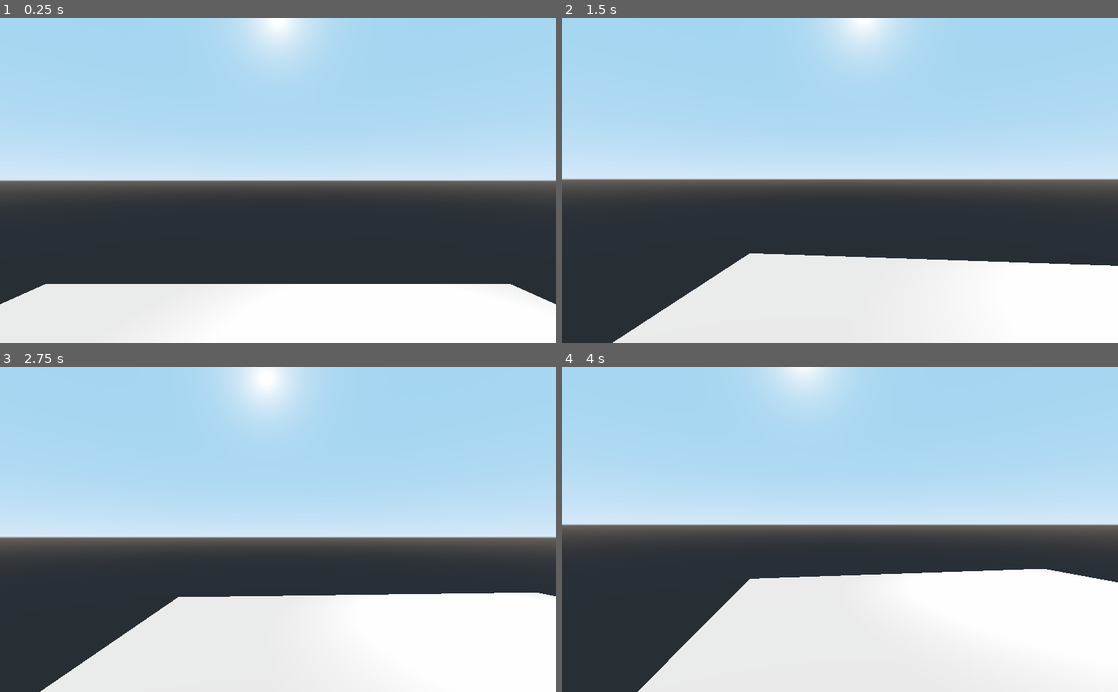
Above: before the commit, frames 1-4 (two rows, left to right).
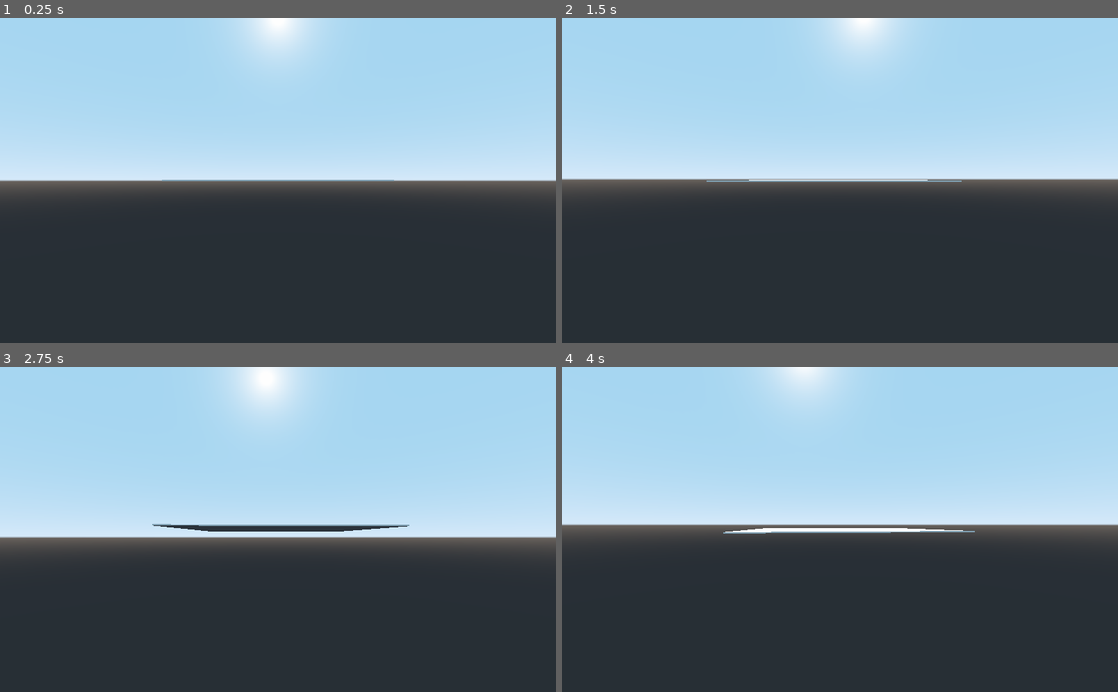
Above: after the commit, the same moments.

Repository: DefaultV/GodotServer
Game: Godot game, scene res://World.tscn
Same seed, same stepped clock (60 frames per second), same inputs: the game is played once before the commit and once after it.
Inputs (mouse positions are in pixels of both pictures, inside the frame that each line leads up to):
- Up to frame 1 (0.25 s): no input
- Up to frame 2 (1.5 s): move the mouse to (867, 180) at 0.52 s; hold A (a) 0.53-1.28 s; hold Up (ui_up) from 0.53 s (still down); tap D (d) at 0.8, 1.35 s; move the mouse to (812, 180) at 1.27 s
- Up to frame 3 (2.75 s): keep holding Up (ui_up); tap S (s) at 1.55 s; tap Enter at 2 s; move the mouse to (289, 523) at 2.02 s; hold S (s) from 2.03 s (still down); tap W (w) at 2.3 s
- Up to frame 4 (4 s): keep holding Up (ui_up); move the mouse to (834, 536) at 2.77 s; release S (s) at 2.78 s; tap W (w) at 2.85 s; tap A (a) at 3.05 s; tap Space at 3.5 s; move the mouse to (878, 532) at 3.52 s; hold A (a) from 3.53 s (still down); tap D (d) at 3.8 s

The runs differ from the first frame. In frame 1, 18% of the frame differs, in the area x 0-100%, y 49-100%; in frame 2, 21%; in frame 3, 25%; in frame 4, 28%, in the area x 13-100%, y 49-100%.

Commit message:
Fix crucial update mistake on server part, make client third person

Diff:
--- a/example_client/Network.gd
+++ b/example_client/Network.gd
@@ -30,17 +30,20 @@
 		#print(rec)
 		if int(rec[0]) == C_SPAWN:
 			#print("spawning entity..")
+			print(rec[2])
 			spawn_entity(int(rec[2]), rec)
 		if int(rec[0]) == C_TRANSFORM:
 			#print("Change transform");
-			print(rec);
+			#print(rec);
 			change_entity(int(rec[2]), rec)
 
 var CUBE = preload("res://Cube.tscn")
 
 func spawn_entity(id, trans):
 	var entity = get_node("/root/World/Entities");
+	print("spawn - id: " + String(id));
 	if id == 1:
+		print("spawning cube")
 		#0 2 456789012
 		#0:1:000111222
 		#print("Spawning Cube " + trans.substr(4, 4))
--- /dev/null
+++ b/example_client/PlayerFPS.tscn
@@ -0,0 +1,25 @@
+[gd_scene load_steps=4 format=2]
+
+[ext_resource path="res://Player.gd" type="Script" id=1]
+
+[sub_resource type="PhysicsMaterial" id=1]
+friction = 1.5
+rough = true
+
+[sub_resource type="BoxShape" id=2]
+
+[node name="PlayerFPS" type="RigidBody"]
+transform = Transform( 1, 0, 0, 0, 1, 0, 0, 0, 1, 0, 2, 0 )
+mode = 2
+physics_material_override = SubResource( 1 )
+script = ExtResource( 1 )
+speed = 50.0
+
+[node name="CollisionShape" type="CollisionShape" parent="."]
+transform = Transform( 0.5, 0, 0, 0, 1, 0, 0, 0, 0.5, 0, 0, 0 )
+shape = SubResource( 2 )
+
+[node name="Camera_anchor" type="Spatial" parent="."]
+transform = Transform( 1, 0, 0, 0, 1, 0, 0, 0, 1, 0, 0.5, 0 )
+
+[node name="Camera" type="Camera" parent="Camera_anchor"]
--- /dev/null
+++ b/example_client/Player_tp.gd
@@ -0,0 +1,62 @@
+extends Spatial
+
+export var speed = 0.1;
+export var rot_speed = 0.85;
+export var max_velocity = 0.4;
+export var mouse_sensitivity = Vector2(0.002, 0.003);
+
+var velocity = Vector3.ZERO
+var anchor;
+var camera;
+var network;
+# Called when the node enters the scene tree for the first time.
+func _ready():
+	network = get_node("/root/World/Network");
+	anchor = get_node("Camera_anchor");
+	camera = get_node("Camera_anchor/Camera");
+	Input.set_mouse_mode(Input.MOUSE_MODE_CAPTURED);
+	updateNetwork()
+
+var updaterate = 0.0;
+# Called every frame. 'delta' is the elapsed time since the previous frame.
+func _physics_process(delta):
+	updaterate += delta;
+	get_input(delta)
+	#if (velocity.length() >= max_velocity):
+		#apply_central_impulse(velocity.normalized() * max_velocity);
+	#else:
+		#apply_central_impulse(velocity);
+	if (updaterate >= 0.1):
+		updateNetwork()
+		updaterate = 0;
+
+func updateNetwork():
+	network.send("2")
+
+func get_input(delta):
+	var vy = velocity.y
+	velocity = Vector3.ZERO
+	if Input.is_action_just_pressed("ui_down"):
+		camera.translation.z += 1;
+	if Input.is_action_just_pressed("ui_up"):
+		camera.translation.z -= 1;
+	if Input.is_action_pressed("w"):
+		velocity += -anchor.transform.basis.z * speed;
+	if Input.is_action_pressed("s"):
+		velocity += anchor.transform.basis.z * speed;
+	if Input.is_action_pressed("d"):
+		velocity += anchor.transform.basis.x * speed;
+	if Input.is_action_pressed("a"):
+		velocity += -anchor.transform.basis.x * speed;
+	velocity.y = vy
+
+func _input(event):
+	#if event is InputEventMouseButton:
+		#if event.pressed:
+		#	print("sending nothing...")
+			#network.send("2");
+	if event is InputEventMouseMotion:
+		rotate_y(-event.get_relative().x * mouse_sensitivity.x)
+		var camrotatey = -event.get_relative().y * mouse_sensitivity.y;
+		if (anchor.rotation.x + camrotatey < 1.5 and anchor.rotation.x + camrotatey > -1): #Radians
+			anchor.rotate_x(camrotatey);
--- /dev/null
+++ b/example_client/Thirdpcamera.tscn
@@ -0,0 +1,11 @@
+[gd_scene load_steps=2 format=2]
+
+[ext_resource path="res://Player_tp.gd" type="Script" id=1]
+
+[node name="Thirdpcamera" type="Spatial"]
+script = ExtResource( 1 )
+
+[node name="Camera_anchor" type="Spatial" parent="."]
+
+[node name="Camera" type="Camera" parent="Camera_anchor"]
+transform = Transform( 1, 0, 0, 0, 1, 0, 0, 0, 1, 0, 0, 15 )
--- a/example_client/World.tscn
+++ b/example_client/World.tscn
@@ -1,17 +1,11 @@
-[gd_scene load_steps=7 format=2]
+[gd_scene load_steps=5 format=2]
 
-[ext_resource path="res://Player.gd" type="Script" id=1]
+[ext_resource path="res://Thirdpcamera.tscn" type="PackedScene" id=1]
 [ext_resource path="res://Network.gd" type="Script" id=2]
 
-[sub_resource type="PhysicsMaterial" id=1]
-friction = 1.5
-rough = true
+[sub_resource type="BoxShape" id=1]
 
-[sub_resource type="BoxShape" id=2]
-
-[sub_resource type="BoxShape" id=3]
-
-[sub_resource type="CubeMesh" id=4]
+[sub_resource type="CubeMesh" id=2]
 size = Vector3( 1, 0.05, 1 )
 
 [node name="World" type="Spatial"]
@@ -19,35 +13,20 @@
 [node name="Network" type="Spatial" parent="."]
 script = ExtResource( 2 )
 
-[node name="KinematicBody" type="RigidBody" parent="."]
-transform = Transform( 1, 0, 0, 0, 1, 0, 0, 0, 1, 0, 2, 0 )
-mode = 2
-physics_material_override = SubResource( 1 )
-script = ExtResource( 1 )
-speed = 50.0
-
-[node name="CollisionShape" type="CollisionShape" parent="KinematicBody"]
-transform = Transform( 0.5, 0, 0, 0, 1, 0, 0, 0, 0.5, 0, 0, 0 )
-shape = SubResource( 2 )
-
-[node name="Camera_anchor" type="Spatial" parent="KinematicBody"]
-transform = Transform( 1, 0, 0, 0, 1, 0, 0, 0, 1, 0, 0.5, 0 )
-
-[node name="Camera" type="Camera" parent="KinematicBody/Camera_anchor"]
-
 [node name="StaticBody" type="StaticBody" parent="."]
 
 [node name="CollisionShape" type="CollisionShape" parent="StaticBody"]
 transform = Transform( 5, 0, 0, 0, 0.1, 0, 0, 0, 5, 0, 0, 0 )
-shape = SubResource( 3 )
+shape = SubResource( 1 )
 
 [node name="Terrain" type="MeshInstance" parent="StaticBody"]
 transform = Transform( 10, 0, 0, 0, 1, 0, 0, 0, 10, 0, 0, 0 )
-mesh = SubResource( 4 )
+mesh = SubResource( 2 )
 material/0 = null
 
 [node name="DirectionalLight" type="DirectionalLight" parent="."]
 transform = Transform( 1, 0, 0, 0, -0.573577, 0.819152, 0, -0.819152, -0.573577, 0, 5, -5 )
+shadow_enabled = true
 directional_shadow_mode = 1
 directional_shadow_blend_splits = true
 
@@ -56,3 +35,5 @@
 shadow_enabled = true
 
 [node name="Entities" type="Spatial" parent="."]
+
+[node name="Thirdpcamera" parent="." instance=ExtResource( 1 )]
--- a/example_client/default_env.tres
+++ b/example_client/default_env.tres
@@ -5,4 +5,4 @@
 [resource]
 background_mode = 2
 background_sky = SubResource( 1 )
-ambient_light_energy = 0.0
+ambient_light_color = Color( 0, 0.0431373, 0.121569, 1 )
--- a/example_client/project.godot
+++ b/example_client/project.godot
@@ -46,6 +46,16 @@
 "events": [ Object(InputEventKey,"resource_local_to_scene":false,"resource_name":"","device":0,"alt":false,"shift":false,"control":false,"meta":false,"command":false,"pressed":false,"scancode":80,"unicode":0,"echo":false,"script":null)
  ]
 }
+mwdown={
+"deadzone": 0.5,
+"events": [ Object(InputEventMouseButton,"resource_local_to_scene":false,"resource_name":"","device":-1,"alt":false,"shift":false,"control":false,"meta":false,"command":false,"button_mask":0,"position":Vector2( 0, 0 ),"global_position":Vector2( 0, 0 ),"factor":1.0,"button_index":5,"pressed":false,"doubleclick":false,"script":null)
+ ]
+}
+mwup={
+"deadzone": 0.5,
+"events": [ Object(InputEventMouseButton,"resource_local_to_scene":false,"resource_name":"","device":-1,"alt":false,"shift":false,"control":false,"meta":false,"command":false,"button_mask":0,"position":Vector2( 0, 0 ),"global_position":Vector2( 0, 0 ),"factor":1.0,"button_index":4,"pressed":false,"doubleclick":false,"script":null)
+ ]
+}
 
 [rendering]
 
Not shown, changed: .gitignore
Not shown, removed: server/db/transforms.db
Not shown, changed: server/src/Server.cpp
